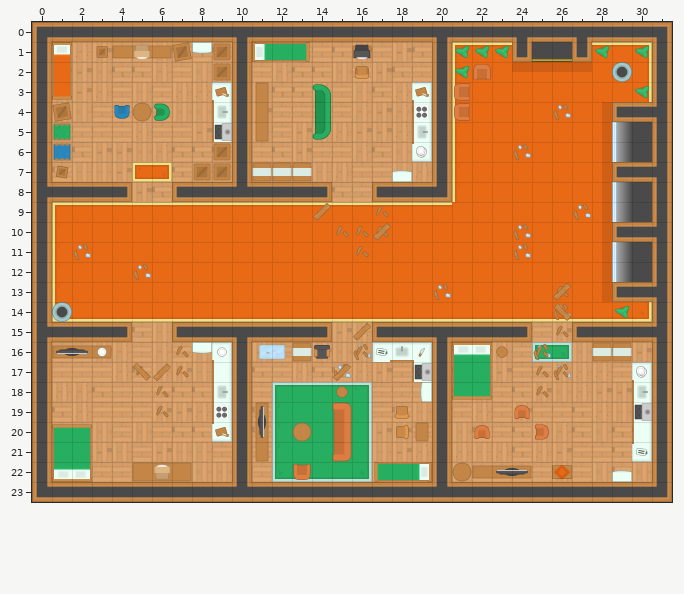
Tiled map, stored at img/Maps/Apartments1.tmx. Above is the file before it was changed.
Cells are 64x64 px. Shown: x 0..31, y 0..23.
The same view after the edit:
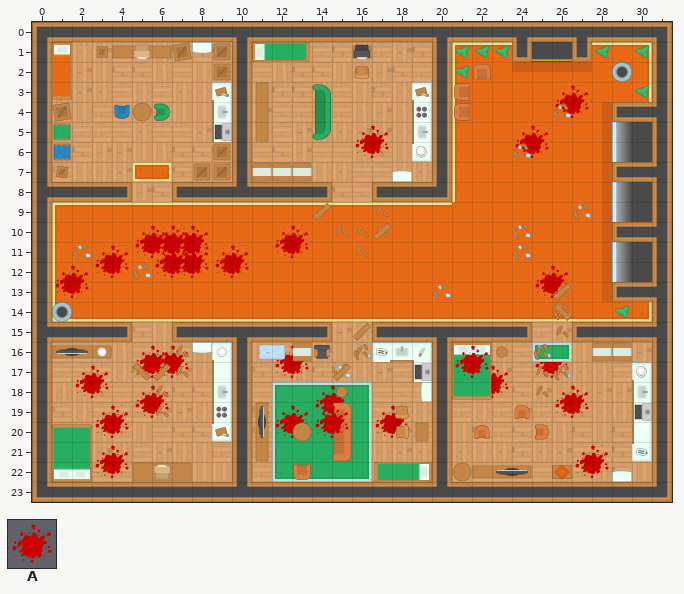
Key: from "Blood splatters": A 0 "splat red".
_ is an empty cell.
Tiles of an added or newly shown layer are drawn over the layers below it.
The author wrote: Update to level 1 and wall position algorithm
The edit:
{"where": "layer \"Blood splatters1\" (added)"}
{"y":4,"x":26,"old":"_","new":"A"}
{"y":6,"x":24,"old":"_","new":"A"}
{"y":11,"x":5,"old":"___","new":"AAA"}
{"y":11,"x":12,"old":"_","new":"A"}
{"y":12,"x":3,"old":"_","new":"A"}
{"y":12,"x":6,"old":"__","new":"AA"}
{"y":12,"x":9,"old":"_","new":"A"}
{"y":13,"x":25,"old":"_","new":"A"}
{"y":17,"x":5,"old":"__","new":"AA"}
{"y":17,"x":12,"old":"_","new":"A"}
{"y":17,"x":25,"old":"_","new":"A"}
{"y":18,"x":22,"old":"_","new":"A"}
{"y":19,"x":5,"old":"_","new":"A"}
{"y":19,"x":14,"old":"_","new":"A"}
{"y":19,"x":26,"old":"_","new":"A"}
{"y":20,"x":12,"old":"_","new":"A"}
{"y":20,"x":17,"old":"_","new":"A"}
{"y":22,"x":3,"old":"_","new":"A"}
{"y":22,"x":27,"old":"_","new":"A"}
{"where": "layer \"Blood splatters2\" (added)"}
{"y":6,"x":16,"old":"_","new":"A"}
{"y":13,"x":1,"old":"_","new":"A"}
{"y":17,"x":21,"old":"_","new":"A"}
{"y":18,"x":2,"old":"_","new":"A"}
{"y":20,"x":3,"old":"_","new":"A"}
{"y":20,"x":14,"old":"_","new":"A"}
